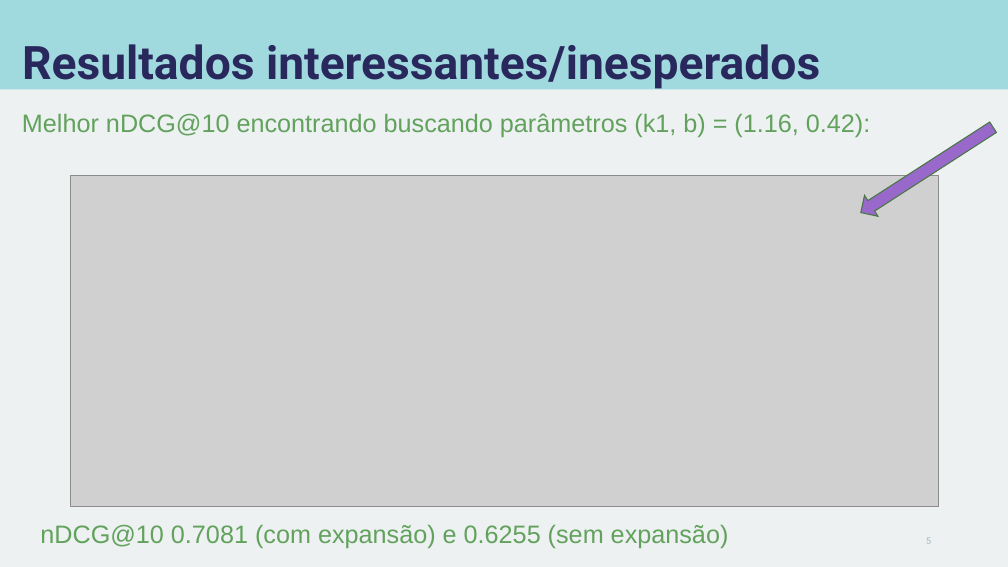
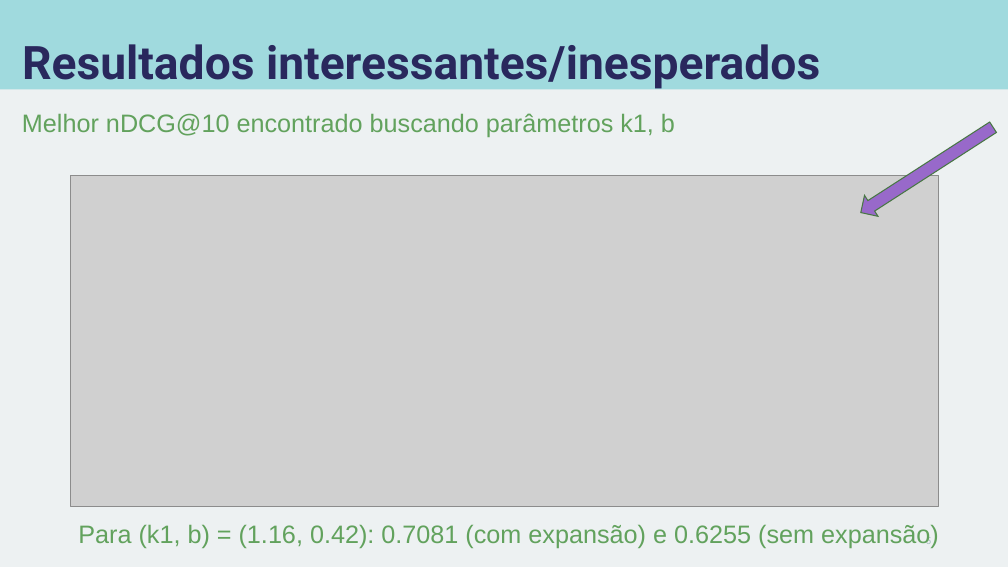
Before and after one commit to carisio/IA368-DD_deep_learning_busca, a slide deck: slide 5 of 5 - doc2query/notebook/apresentacao_notebook_doc2query.pptx. Drawn at 1008x567 pixels with LibreOffice and Linux fonts; fonts in the diff are those of the drawing; grey boxes stand for pictures. Boxes give left, top, right and bottom in pixels: in the first picture for what was removed or moved away, otherwise in the second. Text is boxed around its words. In the diff, an @@ line names an element or a change of style, - is before the commit and + after.

Commit message:
Correção typo na apresentação do notebook

```diff
--- a/5 - doc2query/notebook/apresentacao_notebook_doc2query.pptx
+++ b/5 - doc2query/notebook/apresentacao_notebook_doc2query.pptx
@@ text at (22,113,675,137): text changed @@
-Melhor nDCG@10 encontrando buscando parâmetros (k1, b) = (1.16, 0.42):
+Melhor nDCG@10 encontrado buscando parâmetros k1, b
@@ text at (78,525,939,548): text changed @@
-nDCG@10 0.7081 (com expansão) e 0.6255 (sem expansão)
+Para (k1, b) = (1.16, 0.42): 0.7081 (com expansão) e 0.6255 (sem expansão)
```
Also in this commit, not shown: 1 other file.
